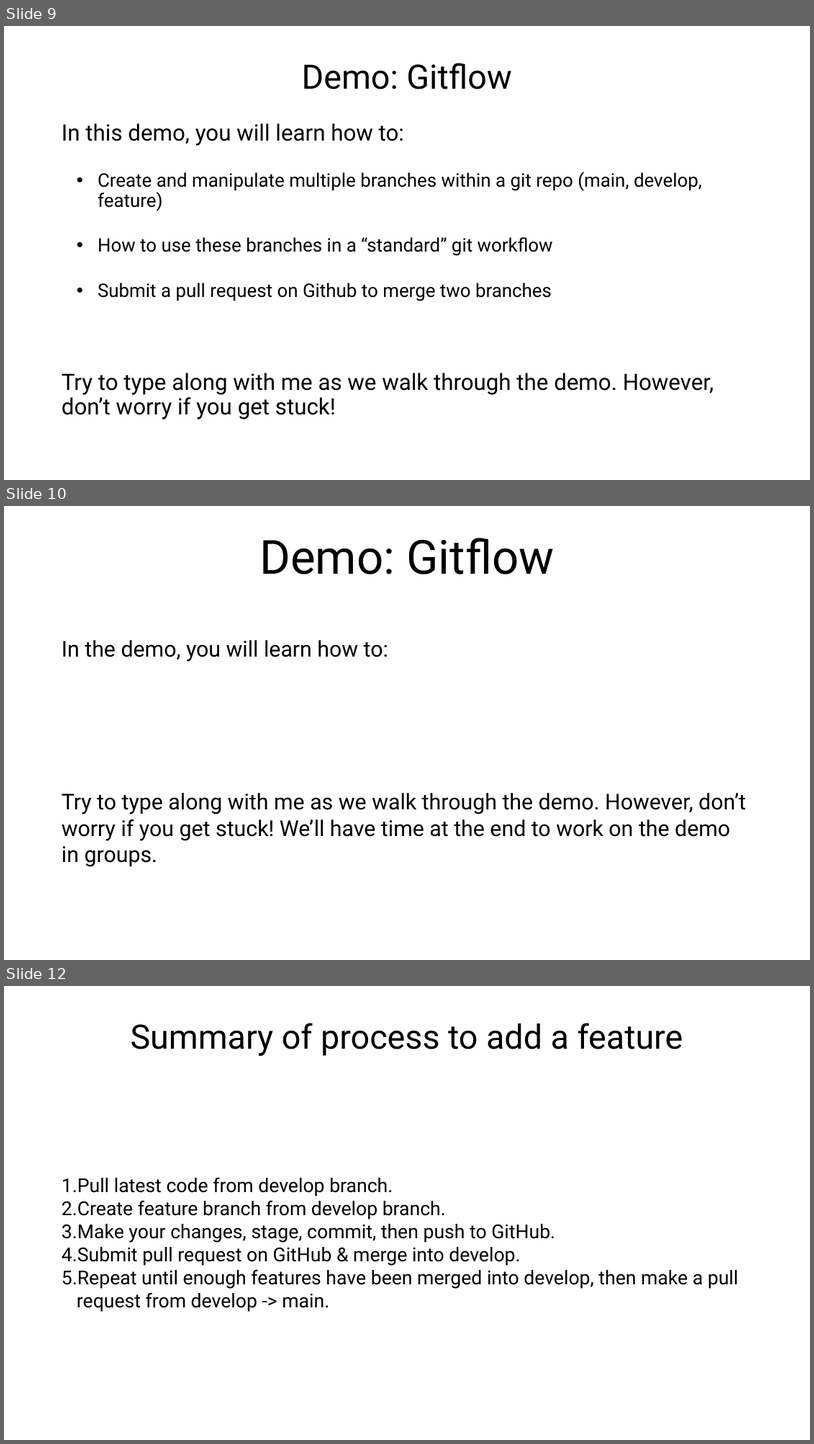
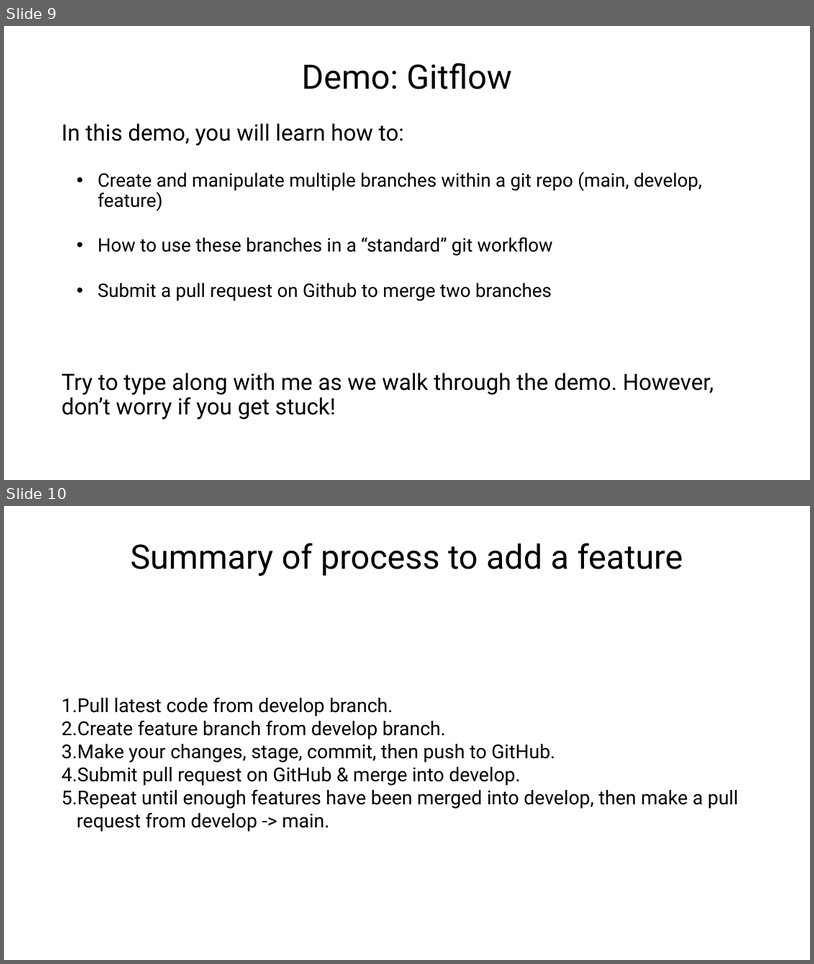
Before and after one commit to semaphoreP/codeastro, a slide deck: Day1/gitflow.pptx. Shown one above the other, each under a label of ours: slides 9, 10 and 12 before the commit, slides 9 and 10 after it; the slides between them are not shown. The pictures are 814x1444 and 814x964 pixels, drawn with LibreOffice and Linux fonts; fonts in the diff are those of the drawing. Boxes give left, top, right and bottom in pixels: in the first picture for what was removed or moved away, otherwise in the second. Text is boxed around its words. In the diff, an @@ line names an element or a change of style, - is before the commit and + after.

```diff
--- a/Day1/gitflow.pptx
+++ b/Day1/gitflow.pptx
@@ slide 10 removed at bbox=[4, 506, 810, 960], background #FFFFFF @@
@@ title removed at bbox=[260, 538, 554, 574] @@
-Demo: Gitflow
@@ text removed at bbox=[62, 640, 746, 867] @@
-In the demo, you will learn how to:
-Try to type along with me as we walk through the demo. However, don’t worry if you get stuck! We’ll have time at the end to work on the demo in groups.
@@ what was slide 12 is now slide 10 @@
```
Also in this commit, not shown: 1 slide added, 1 other slide removed.
